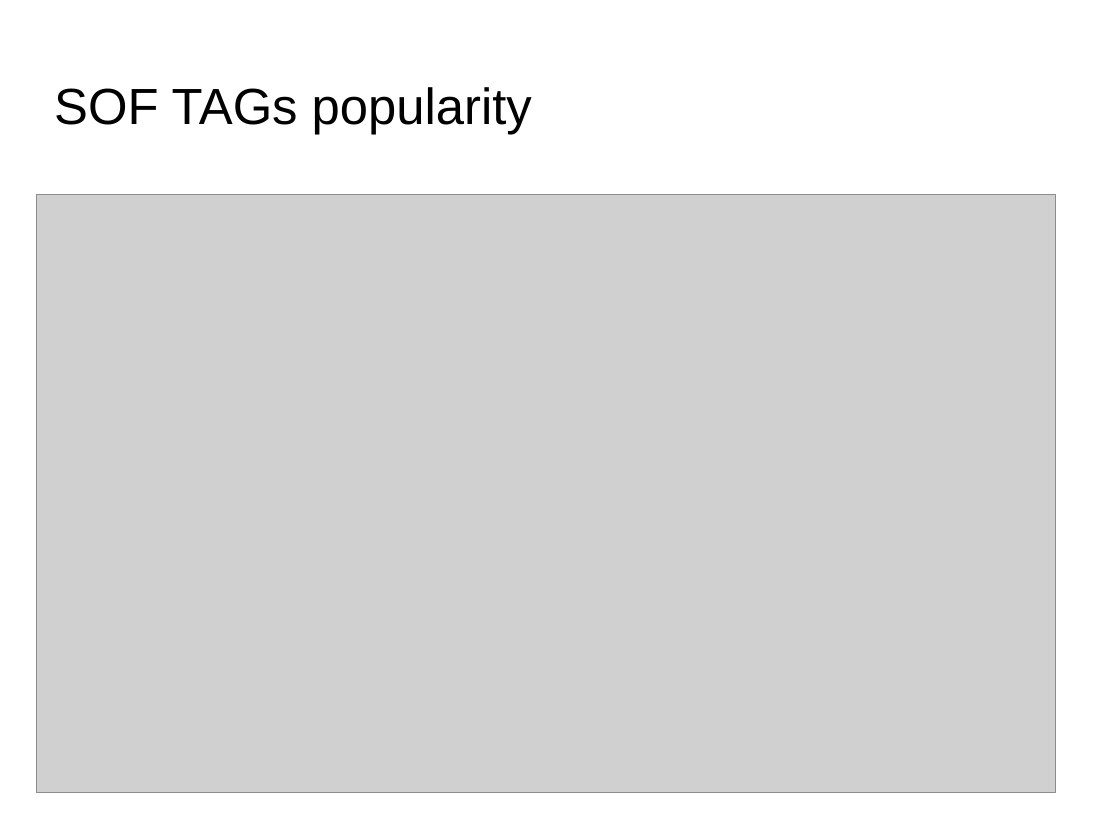
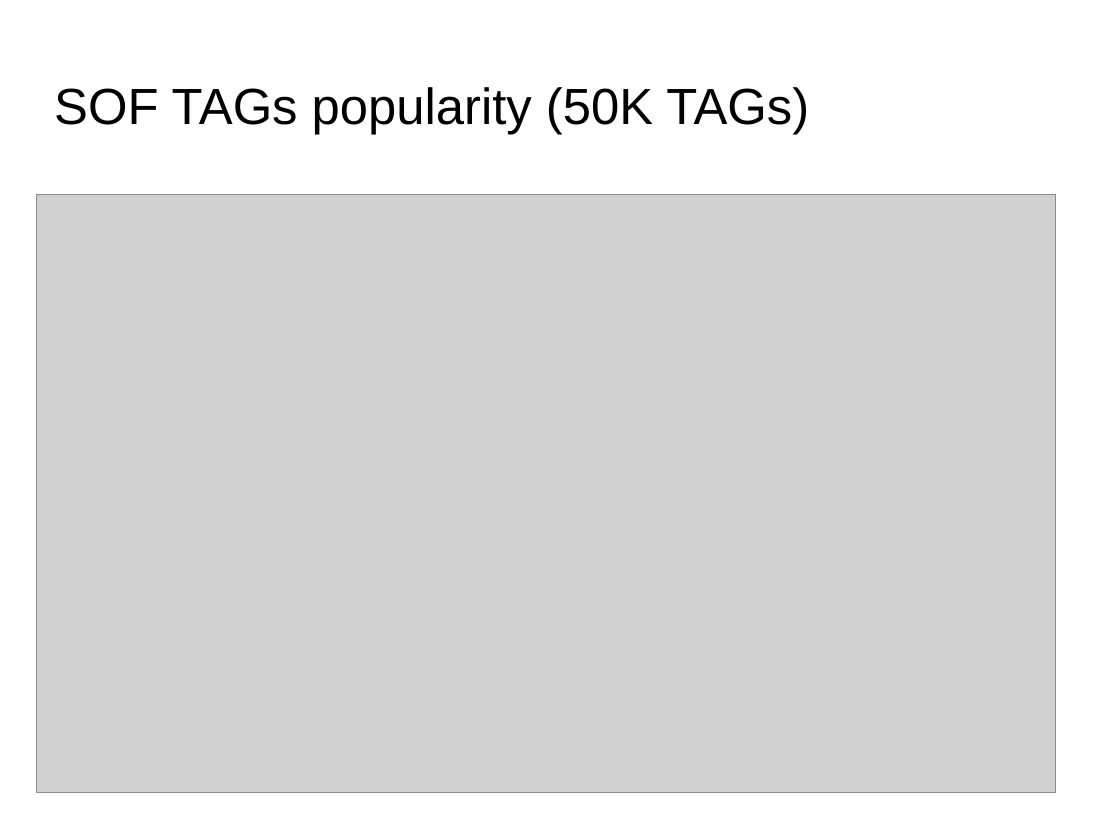
Before and after one commit to dataforcast/OC_Datascientist, a slide deck: slide 3 of P6/report/Openclassrooms_ParcoursDatascientist_P6-V1.odp. Drawn at 1120x840 pixels with LibreOffice and Linux fonts; fonts in the diff are those of the drawing; grey boxes stand for pictures; background and template pictures are left out. Boxes give left, top, right and bottom in pixels: in the first picture for what was removed or moved away, otherwise in the second. Text is boxed around its words. In the diff, an @@ line names an element or a change of style, - is before the commit and + after.

```diff
--- a/P6/report/Openclassrooms_ParcoursDatascientist_P6-V1.odp
+++ b/P6/report/Openclassrooms_ParcoursDatascientist_P6-V1.odp
@@ title at [54, 87, 809, 134]: text changed @@
-SOF TAGs popularity
+SOF TAGs popularity (50K TAGs)
```
Also in this commit, not shown: 7 other slides changed, 3 other files.
